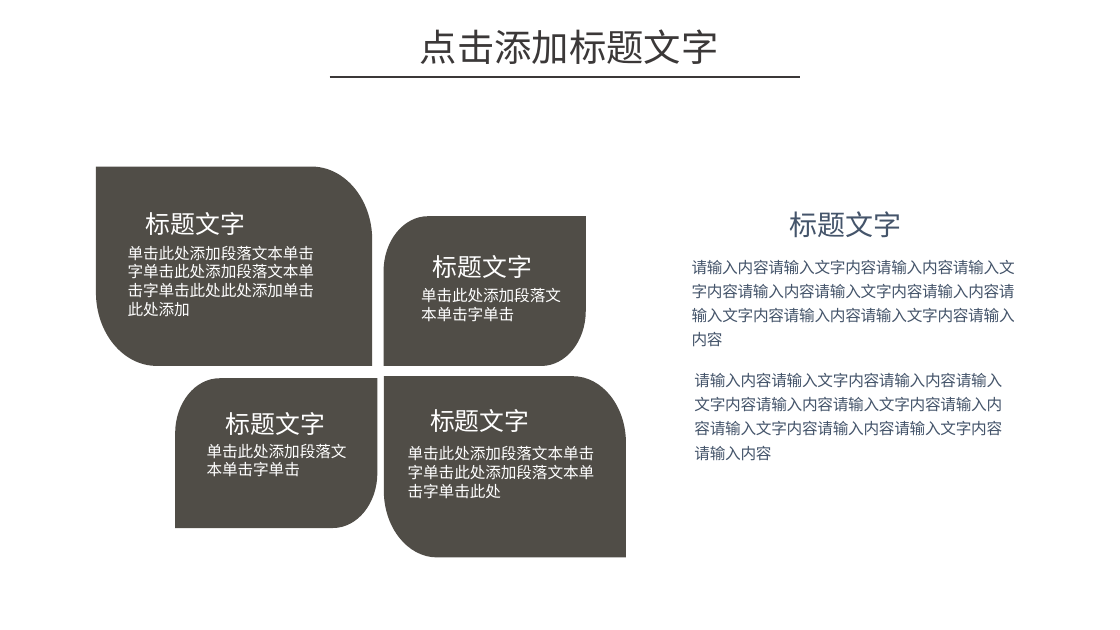
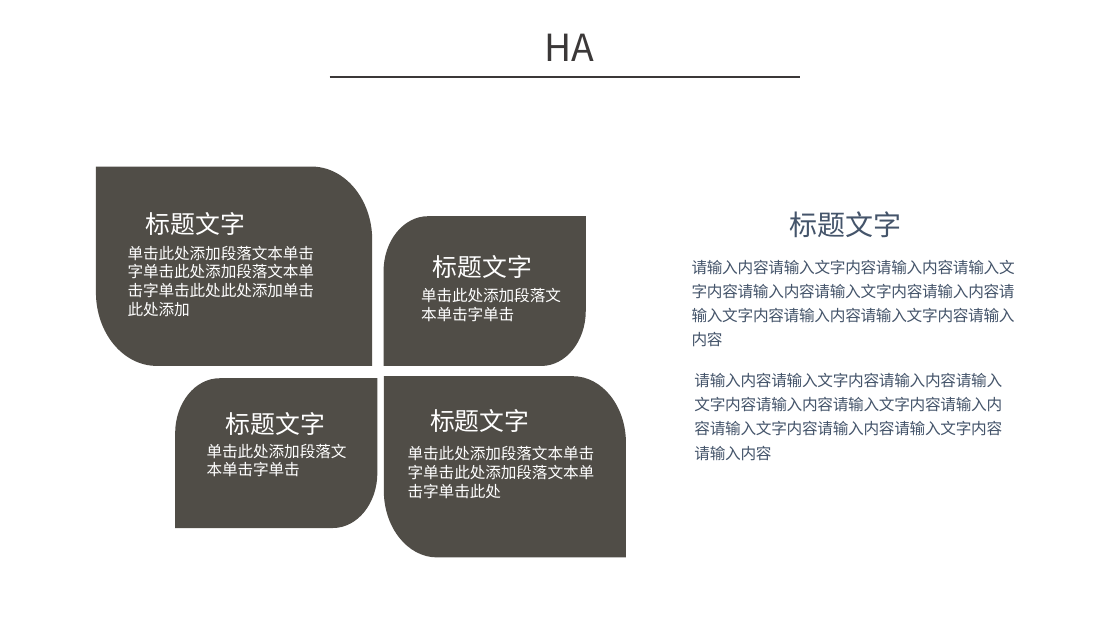
Before and after one commit to xuecat/IngestTask, a slide deck: slide 8 of ingesttask.pptx (slide 15 before the commit). Drawn at 1120x630 pixels with LibreOffice and Linux fonts; fonts in the diff are those of the drawing; background and template pictures are left out. Boxes give left, top, right and bottom in pixels: in the first picture for what was removed or moved away, otherwise in the second. Text is boxed around its words. In the diff, an @@ line names an element or a change of style, - is before the commit and + after.

```diff
--- a/ingesttask.pptx
+++ b/ingesttask.pptx
@@ text at (x1=544, y1=33, x2=594, y2=61): text changed @@
-点击添加标题文字
+HA
```
Also in this commit, not shown: 5 other slides changed, 1 slide added, 1 slide removed.
